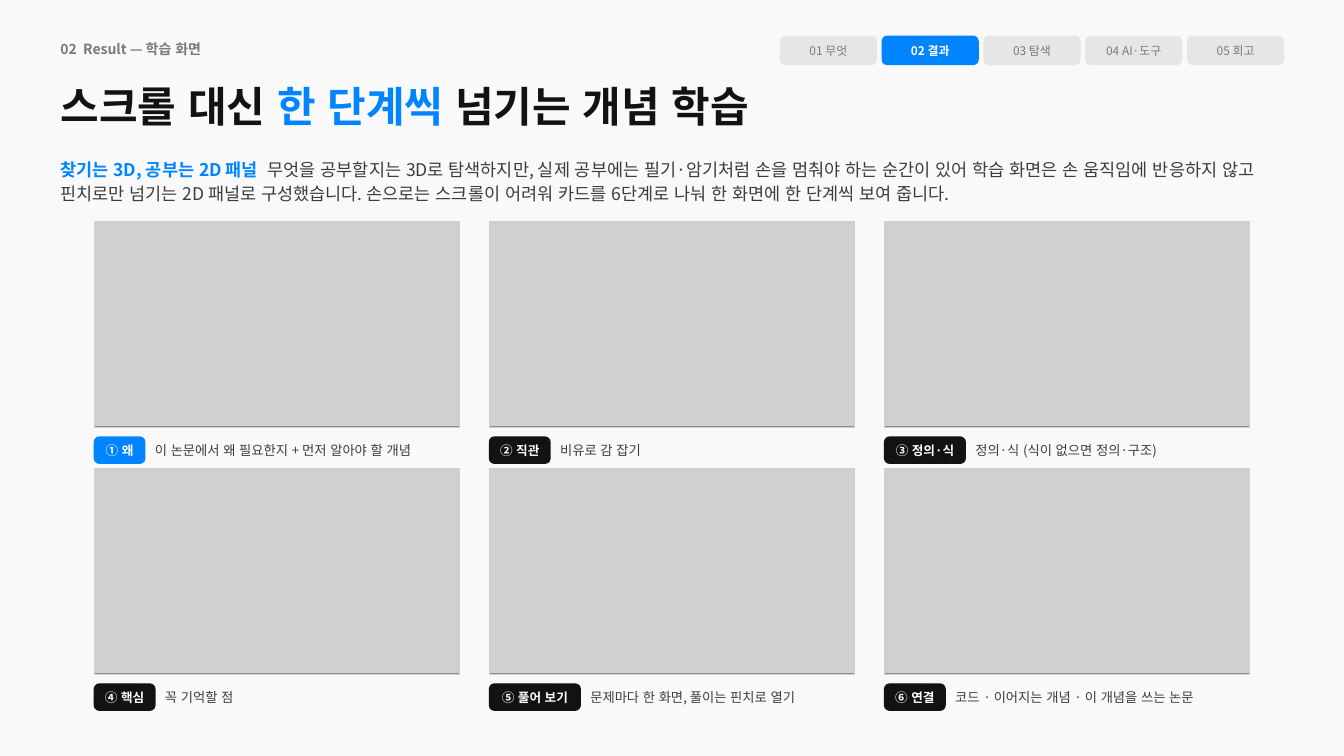
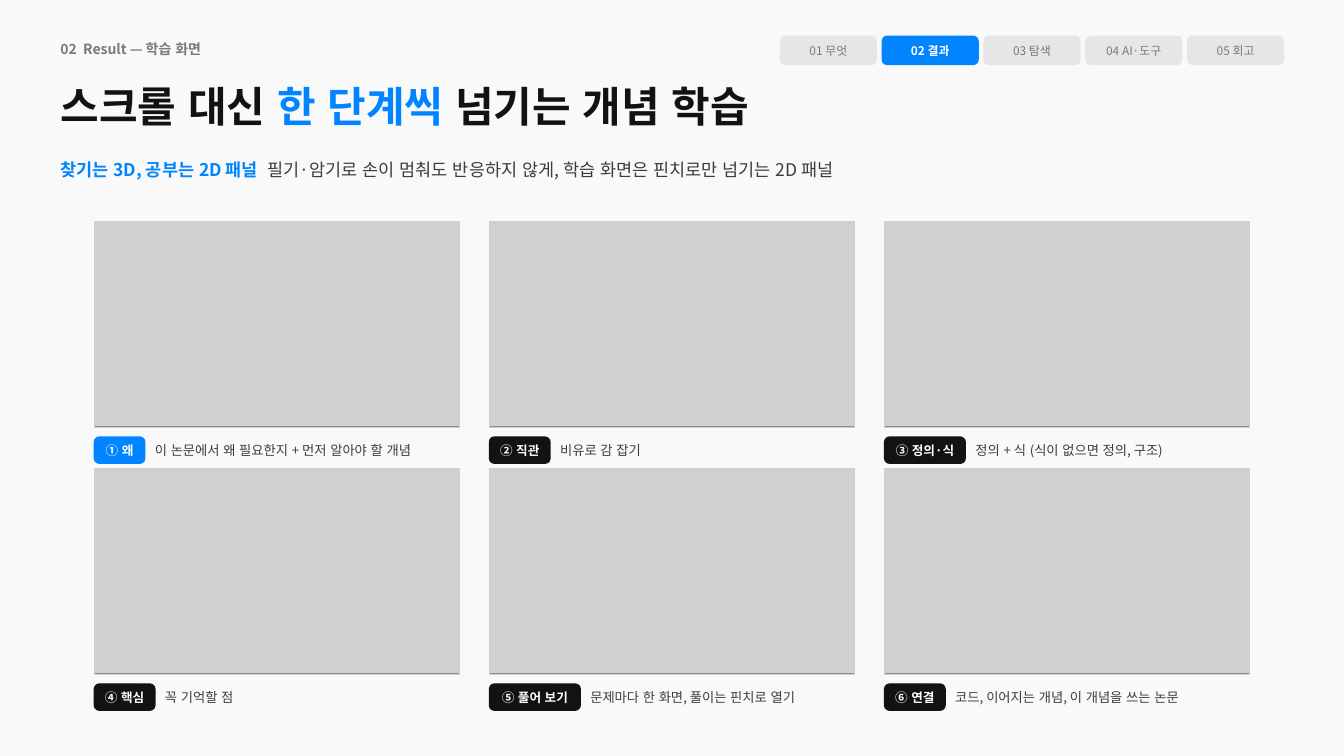
Before and after one commit to gunhyeok0803/Immersive_Interaction, a slide deck: slide 7 of presentation/slides.pptx. Drawn at 1344x756 pixels with LibreOffice and Linux fonts; fonts in the diff are those of the drawing; grey boxes stand for pictures. Boxes give left, top, right and bottom in pixels: in the first picture for what was removed or moved away, otherwise in the second. Text is boxed around its words. In the diff, an @@ line names an element or a change of style, - is before the commit and + after.

```diff
--- a/presentation/slides.pptx
+++ b/presentation/slides.pptx
@@ text at box(60, 161, 833, 180): text changed @@
-찾기는 3D, 공부는 2D 패널 무엇을 공부할지는 3D로 탐색하지만, 실제 공부에는 필기·암기처럼 손을 멈춰야 하는 순간이 있어 학습 화면은 손 움직임에 반응하지 않고 핀치로만 넘기는 2D 패널로 구성했습니다. 손으로는 스크롤이 어려워 카드를 6단계로 나눠 한 화면에 한 단계씩 보여 줍니다.
+찾기는 3D, 공부는 2D 패널 필기·암기로 손이 멈춰도 반응하지 않게, 학습 화면은 핀치로만 넘기는 2D 패널
@@ text at box(975, 444, 1163, 458): text changed @@
-정의·식 (식이 없으면 정의·구조)
+정의 + 식 (식이 없으면 정의, 구조)
@@ text at box(955, 691, 1178, 705): text changed @@
-코드 · 이어지는 개념 · 이 개념을 쓰는 논문
+코드, 이어지는 개념, 이 개념을 쓰는 논문
```
Also in this commit, not shown: 21 other slides changed, 1 other file.
